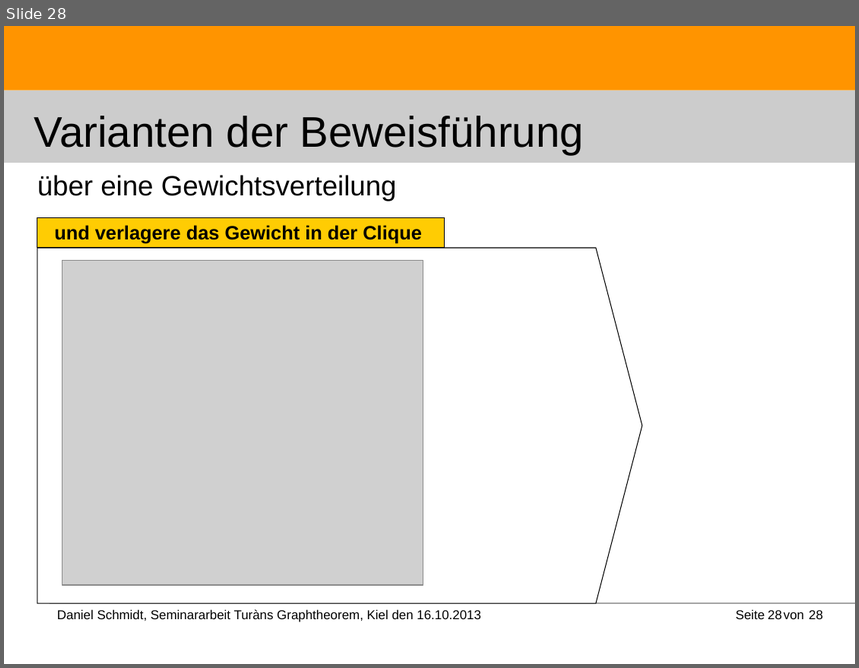
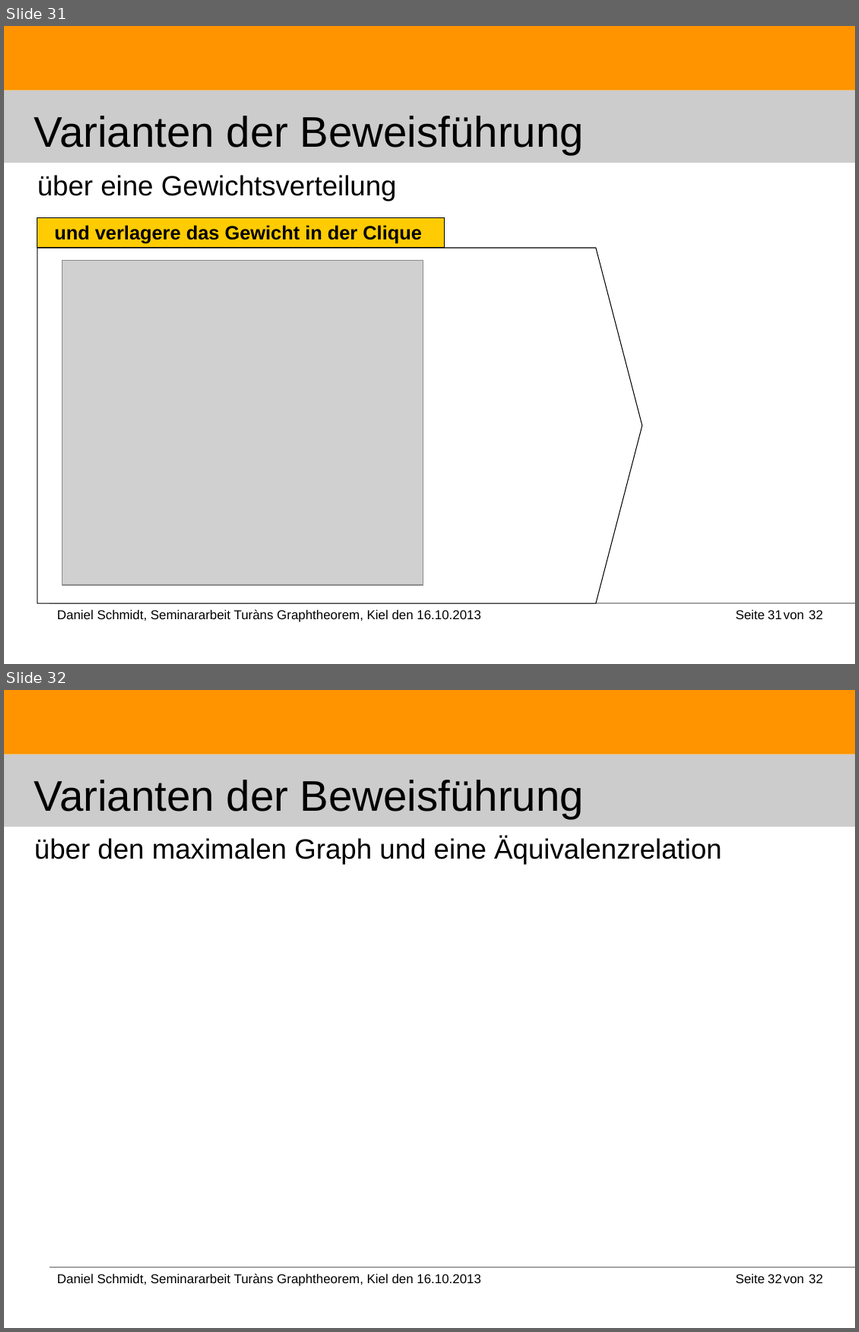
Before and after one commit to DanielMSchmidt/kombinatorik, a slide deck: Kombinatorik.odp. Shown one above the other, each under a label of ours: slide 28 before the commit, slides 31 and 32 after it. The pictures are 859x668 and 859x1332 pixels, drawn with LibreOffice and Linux fonts; fonts in the diff are those of the drawing; grey boxes stand for pictures. Boxes give left, top, right and bottom in pixels: in the first picture for what was removed or moved away, otherwise in the second. Text is boxed around its words. In the diff, an @@ line names an element or a change of style, - is before the commit and + after.

```diff
--- a/Kombinatorik.odp
+++ b/Kombinatorik.odp
@@ slide 32 added at box(4, 690, 855, 1328), background #FFFFFF; not listed: 3 template elements that a slide beside it also shows @@
@@ title added at box(34, 780, 584, 818), 40 pt, text #000000 @@
+Varianten der Beweisführung
@@ title added at box(34, 837, 722, 864), 26 pt, text #000000 @@
+über den maximalen Graph und eine Äquivalenzrelation
@@ text added at box(57, 1274, 481, 1287), 12 pt, text #000000 @@
+Daniel Schmidt, Seminararbeit Turàns Graphtheorem, Kiel den 16.10.2013
@@ text added at box(736, 1274, 766, 1284), 12 pt, text #000000 @@
+Seite
@@ page number added at box(768, 1274, 782, 1284), 12 pt, text #000000 @@
+32
@@ text added at box(784, 1277, 804, 1284), 12 pt, text #000000 @@
+von
@@ text added at box(809, 1274, 823, 1284), 12 pt, text #000000 @@
+32
@@ what was slide 28 is now slide 31 @@
@@ slide 31 changed as well @@
@@ page number at box(768, 610, 782, 620): text changed @@
-28
+31
@@ text at box(809, 610, 823, 620): text changed @@
-28
+32
```
Also in this commit, not shown: 26 other slides changed, 3 other slides added, 4 other files.
